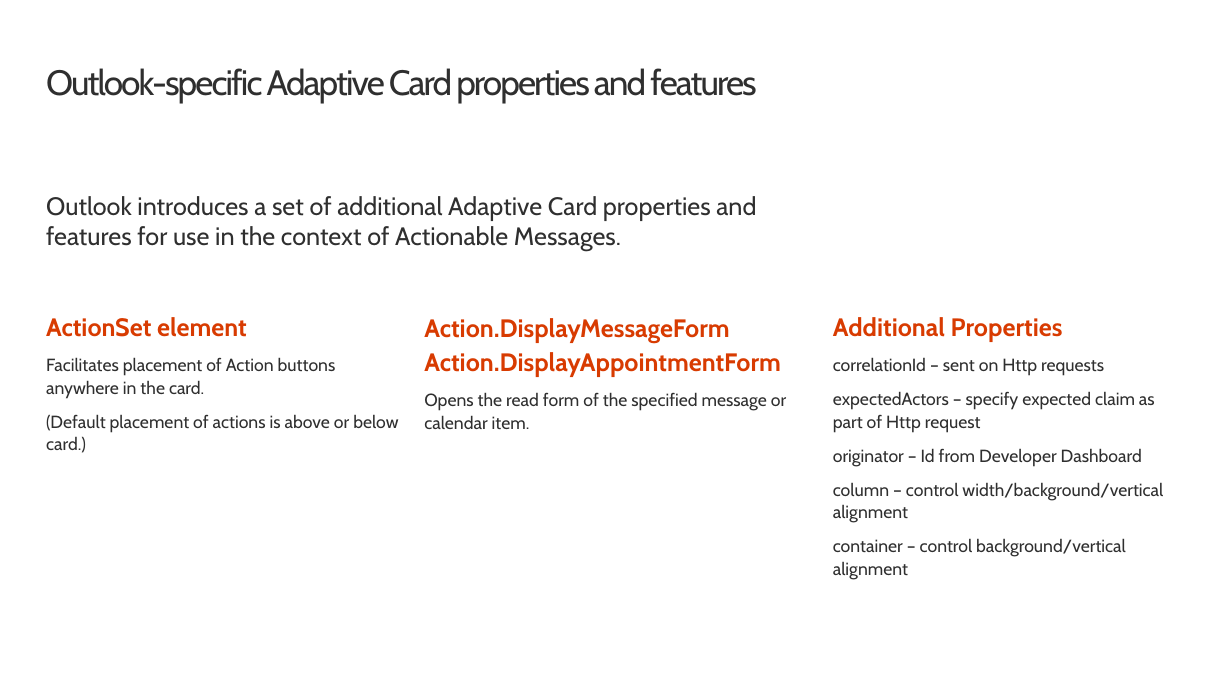
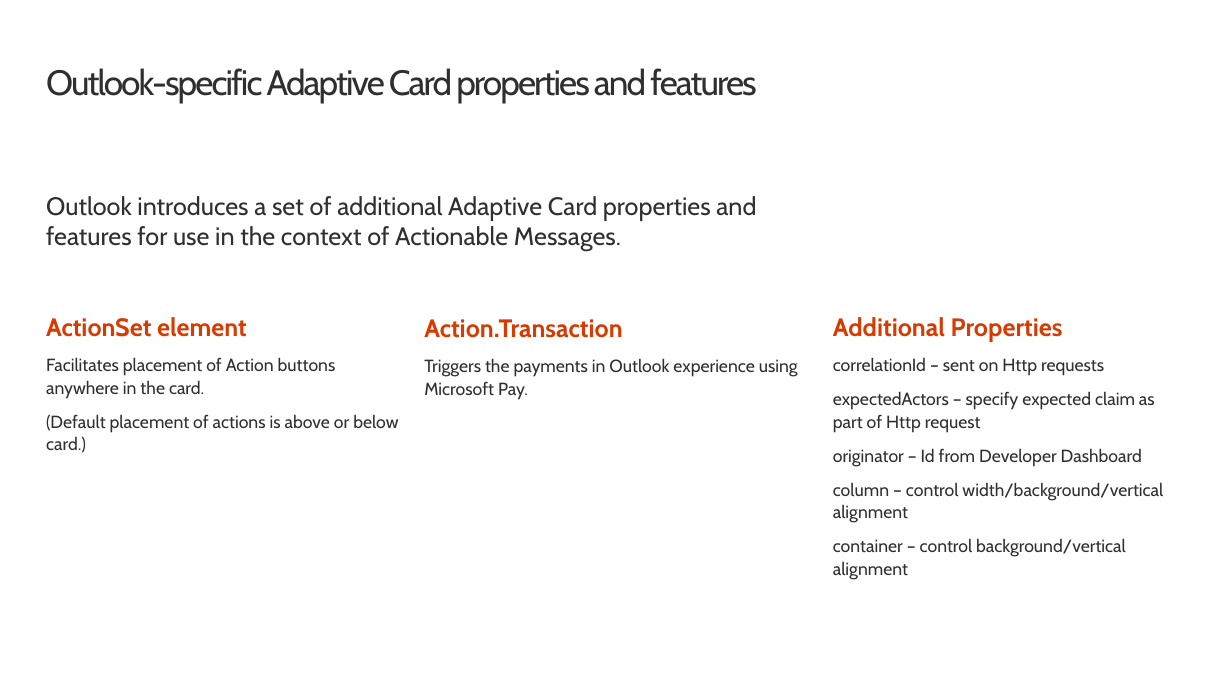
Before and after one commit to fabbbiob/TrainingContent, a slide deck: slide 5 of ConnectorActionableMsgs/03 Adaptive Cards/02 Card Actions.pptx. Drawn at 1232x693 pixels with LibreOffice and Linux fonts; fonts in the diff are those of the drawing; background and template pictures are left out. Boxes give left, top, right and bottom in pixels: in the first picture for what was removed or moved away, otherwise in the second. Text is boxed around its words. In the diff, an @@ line names an element or a change of style, - is before the commit and + after.

Commit message:
Remove duplicate slide and update list of actions

```diff
--- a/ConnectorActionableMsgs/03 Adaptive Cards/02 Card Actions.pptx
+++ b/ConnectorActionableMsgs/03 Adaptive Cards/02 Card Actions.pptx
@@ text at <box>424,319,798,399</box>: text changed; size 20 to 14 pt; text colour #D83B01 to #2F2F2F; bold off @@
-Action.DisplayMessageForm
-Action.DisplayAppointmentForm
-Opens the read form of the specified message or calendar item.
+Action.Transaction
+Triggers the payments in Outlook experience using Microsoft Pay.
```
Also in this commit, not shown: 1 slide removed.
